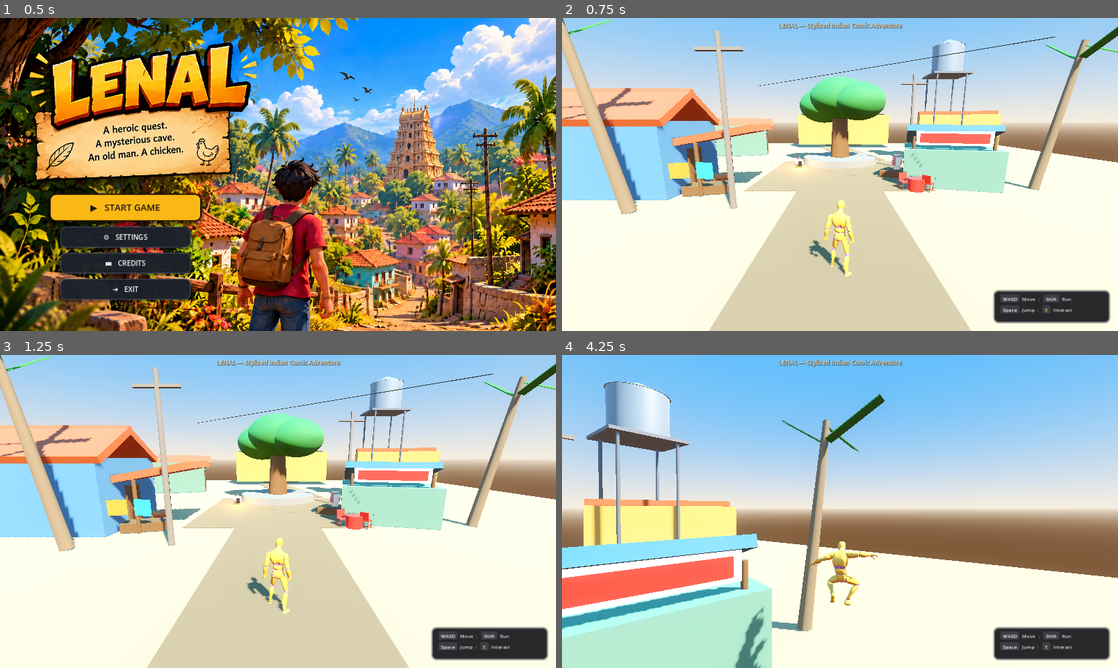
Above: before the commit, frames 1-4 (two rows, left to right).
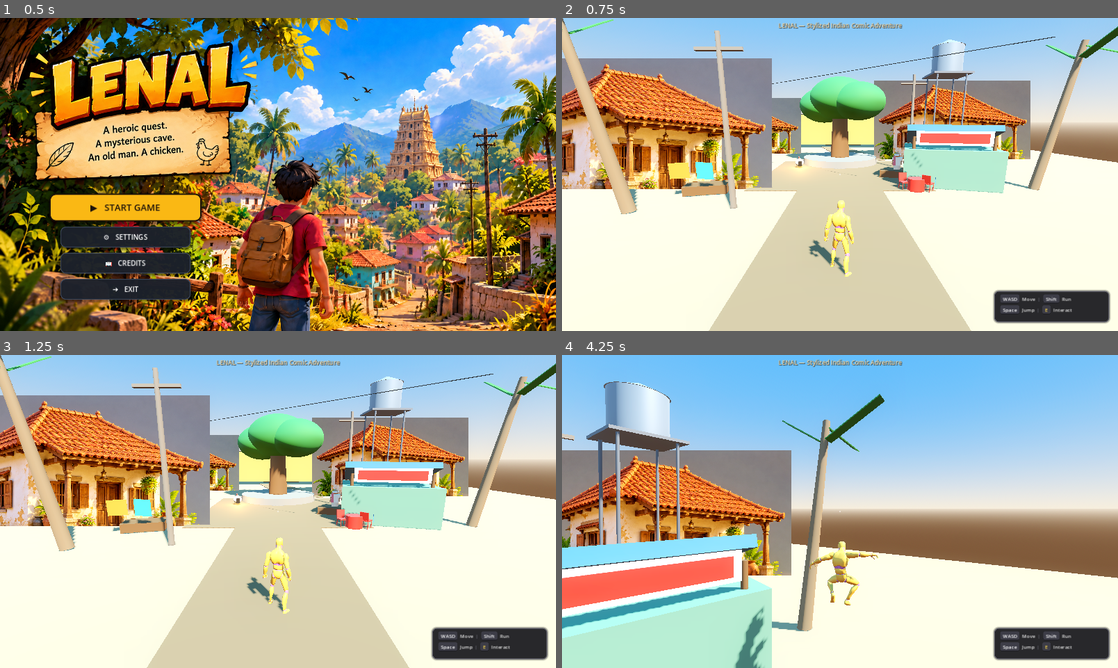
Above: after the commit, the same moments.

Repository: Lnvqntx/winter-soldiers-tgc-game-jam-2026
Game: Godot game, scene res://scenes/main_menu.tscn
Same seed, same stepped clock (60 frames per second), same inputs: the game is played once before the commit and once after it.
Inputs (mouse positions are in pixels of both pictures, inside the frame that each line leads up to):
- Up to frame 1 (0.5 s): no input
- Up to frame 2 (0.75 s): click "▶ START GAME" at 0.5 s
- Up to frame 3 (1.25 s): no input
- Up to frame 4 (4.25 s): tap Enter at 1.25, 2.85 s; move the mouse to (867, 511) at 1.27 s; hold E (interact) 1.28-2.03 s; hold W (move_forward) from 1.28 s (still down); click (867, 511) at 1.42 s; tap Space (jump) at 1.52, 2.27, 3.77 s; move the mouse to (812, 511) at 2.02 s; tap Shift (run) at 2.1 s; move the mouse to (851, 505) at 2.77 s; move the mouse to (834, 517) at 3.52 s; tap E (interact) at 3.6 s; click (834, 517) at 3.67 s

Frame 1 is identical in both runs. In frame 2, 20% of the frame differs, in the area x 0-85%, y 12-59%; in frame 3, 20%; in frame 4, 12%.

Commit message:
Use South Indian Village House PNG as Sprite3D billboard for all 3 village houses

Diff:
--- a/scenes/main.tscn
+++ b/scenes/main.tscn
@@ -7,6 +7,7 @@
 [ext_resource type="PackedScene" path="res://scenes/cave_note.tscn" id="4_cave_note"]
 [ext_resource type="PackedScene" path="res://scenes/ending_table.tscn" id="5_ending_table"]
 [ext_resource type="PackedScene" path="res://scenes/pause_menu.tscn" id="6_pause_menu"]
+[ext_resource type="Texture2D" path="res://assets/village_house.png" id="7_village_house"]
 
 [sub_resource type="ProceduralSkyMaterial" id="ProceduralSkyMaterial_1"]
 sky_top_color = Color(0.25, 0.55, 0.92, 1)
@@ -54,13 +55,12 @@
 material = SubResource("Mat_DirtRoad")
 size = Vector3(3.5, 0.05, 14)
 
-[sub_resource type="StandardMaterial3D" id="Mat_HouseBlue"]
-albedo_color = Color(0.28, 0.48, 0.68, 1)
-roughness = 0.85
-
-[sub_resource type="BoxMesh" id="Mesh_House1_Body"]
-material = SubResource("Mat_HouseBlue")
-size = Vector3(6, 3.6, 5)
+[sub_resource type="StandardMaterial3D" id="Mat_HouseSprite"]
+transparency = 1
+alpha_scissor_threshold = 0.1
+alpha_antialiasing_mode = 1
+alpha_hash_scale = 1.0
+cull_mode = 2
 
 [sub_resource type="BoxShape3D" id="Shape_House1"]
 size = Vector3(6, 3.6, 5)
@@ -502,33 +502,13 @@
 transform = Transform3D(1, 0, 0, 0, 1, 0, 0, 0, 1, 0, 1.8, 0)
 shape = SubResource("Shape_House1")
 
-[node name="BodyMesh" type="MeshInstance3D" parent="House1_Blue"]
-transform = Transform3D(1, 0, 0, 0, 1, 0, 0, 0, 1, 0, 1.8, 0)
-mesh = SubResource("Mesh_House1_Body")
-
-[node name="Roof_Left" type="MeshInstance3D" parent="House1_Blue"]
-transform = Transform3D(1, 0, 0, 0, 0.866025, 0.5, 0, -0.5, 0.866025, 0, 4.3, -1.2)
-mesh = SubResource("Mesh_Roof")
-
-[node name="Roof_Right" type="MeshInstance3D" parent="House1_Blue"]
-transform = Transform3D(1, 0, 0, 0, 0.866025, -0.5, 0, 0.5, 0.866025, 0, 4.3, 1.2)
-mesh = SubResource("Mesh_Roof")
-
-[node name="Door" type="MeshInstance3D" parent="House1_Blue"]
-transform = Transform3D(0, 0, 1, 0, 1, 0, -1, 0, 0, 3.05, 1.1, 0)
-mesh = SubResource("Mesh_Door")
-
-[node name="Pillar1" type="MeshInstance3D" parent="House1_Blue"]
-transform = Transform3D(1, 0, 0, 0, 1, 0, 0, 0, 1, 4.2, 1.3, -1.8)
-mesh = SubResource("Mesh_Pillar")
-
-[node name="Pillar2" type="MeshInstance3D" parent="House1_Blue"]
-transform = Transform3D(1, 0, 0, 0, 1, 0, 0, 0, 1, 4.2, 1.3, 1.8)
-mesh = SubResource("Mesh_Pillar")
-
-[node name="PorchRoof" type="MeshInstance3D" parent="House1_Blue"]
-transform = Transform3D(0.984808, -0.173648, 0, 0.173648, 0.984808, 0, 0, 0, 1, 3.6, 2.7, 0)
-mesh = SubResource("Mesh_Roof")
+[node name="HouseSprite" type="Sprite3D" parent="House1_Blue"]
+transform = Transform3D(1, 0, 0, 0, 1, 0, 0, 0, 1, 0, 2.2, 0)
+texture = ExtResource("7_village_house")
+pixel_size = 0.0095
+billboard = 1
+alpha_cut = 1
+modulate = Color(1, 1, 1, 1)
 
 [node name="House2_Yellow" type="StaticBody3D" parent="."]
 transform = Transform3D(0.965926, 0, -0.258819, 0, 1, 0, 0.258819, 0, 0.965926, 11, 0, -7)
@@ -539,17 +519,13 @@
 transform = Transform3D(1, 0, 0, 0, 1, 0, 0, 0, 1, 0, 2.1, 0)
 shape = SubResource("Shape_House2")
 
-[node name="BodyMesh" type="MeshInstance3D" parent="House2_Yellow"]
-transform = Transform3D(1, 0, 0, 0, 1, 0, 0, 0, 1, 0, 2.1, 0)
-mesh = SubResource("Mesh_House2_Body")
-
-[node name="Door" type="MeshInstance3D" parent="House2_Yellow"]
-transform = Transform3D(0, 0, 1, 0, 1, 0, -1, 0, 0, -3.3, 1.1, 0)
-mesh = SubResource("Mesh_Door")
-
-[node name="Parapet" type="MeshInstance3D" parent="House2_Yellow"]
-transform = Transform3D(1, 0, 0, 0, 1, 0, 0, 0, 1, 0, 4.35, 0)
-mesh = SubResource("Mesh_Roof")
+[node name="HouseSprite" type="Sprite3D" parent="House2_Yellow"]
+transform = Transform3D(1, 0, 0, 0, 1, 0, 0, 0, 1, 0, 2.5, 0)
+texture = ExtResource("7_village_house")
+pixel_size = 0.010
+billboard = 1
+alpha_cut = 1
+modulate = Color(1, 0.95, 0.85, 1)
 
 [node name="House3_Green" type="StaticBody3D" parent="."]
 transform = Transform3D(0.965926, 0, 0.258819, 0, 1, 0, -0.258819, 0, 0.965926, -11, 0, -11)
@@ -560,17 +536,13 @@
 transform = Transform3D(1, 0, 0, 0, 1, 0, 0, 0, 1, 0, 1.6, 0)
 shape = SubResource("Shape_House3")
 
-[node name="BodyMesh" type="MeshInstance3D" parent="House3_Green"]
-transform = Transform3D(1, 0, 0, 0, 1, 0, 0, 0, 1, 0, 1.6, 0)
-mesh = SubResource("Mesh_House3_Body")
-
-[node name="Door" type="MeshInstance3D" parent="House3_Green"]
-transform = Transform3D(0, 0, 1, 0, 1, 0, -1, 0, 0, 2.55, 1.1, 0)
-mesh = SubResource("Mesh_Door")
-
-[node name="Roof" type="MeshInstance3D" parent="House3_Green"]
-transform = Transform3D(1, 0, 0, 0, 0.965926, -0.258819, 0, 0.258819, 0.965926, 0, 3.4, 0)
-mesh = SubResource("Mesh_Roof")
+[node name="HouseSprite" type="Sprite3D" parent="House3_Green"]
+transform = Transform3D(1, 0, 0, 0, 1, 0, 0, 0, 1, 0, 2.0, 0)
+texture = ExtResource("7_village_house")
+pixel_size = 0.0085
+billboard = 1
+alpha_cut = 1
+modulate = Color(0.95, 1, 0.95, 1)
 
 [node name="TeaStall" type="StaticBody3D" parent="."]
 transform = Transform3D(0.965926, 0, -0.258819, 0, 1, 0, 0.258819, 0, 0.965926, 6.5, 0, 2.5)
Binary file added: assets/village_house.png
Not shown, added: assets/village_house.png.import
Not shown: 1 places in scenes/main.tscn that only renumber resources
